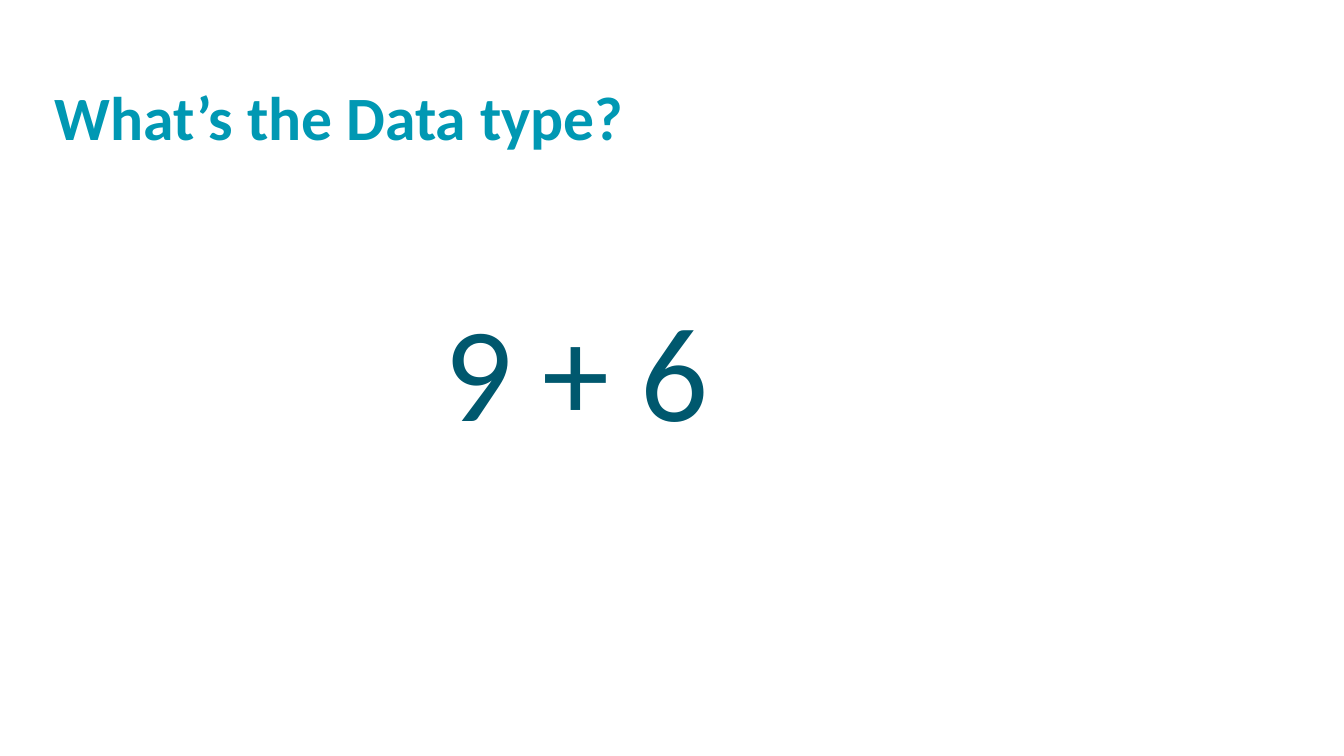
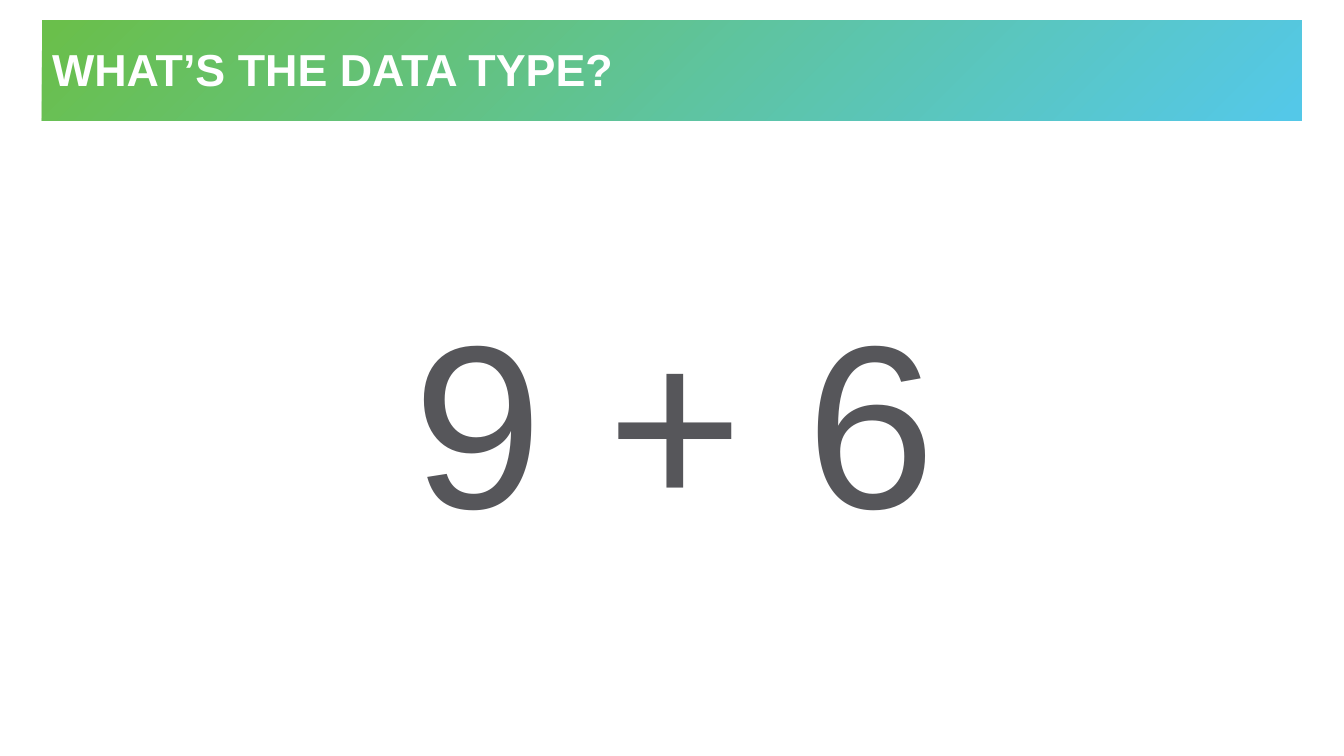
Before and after one commit to hytechclub/web-102, a slide deck: slide 8 of Week03/Review.pptx. Drawn at 1344x756 pixels with LibreOffice and Linux fonts; fonts in the diff are those of the drawing; background and template pictures are left out. Boxes give left, top, right and bottom in pixels: in the first picture for what was removed or moved away, otherwise in the second. Text is boxed around its words. In the diff, an @@ line names an element or a change of style, - is before the commit and + after.

```diff
--- a/Week03/Review.pptx
+++ b/Week03/Review.pptx
@@ title "WHAT’S THE DATA TYPE?": place and size @@
-title "WHAT’S THE DATA TYPE?" at (55, 95, 623, 150)
+title "WHAT’S THE DATA TYPE?" at (42, 20, 1303, 121)
@@ title "WHAT’S THE DATA TYPE?" at (42, 20, 1303, 121): vertical alignment top to middle; fill none to gradient #6ABF4B to #54C8E8 @@
@@ title at (52, 54, 612, 87): text changed; size 44 to 32 pt; font Calibri to Arial; text colour #0098B2 to #FFFFFF @@
-What’s the Data type?
+WHAT’S THE DATA TYPE?
@@ text "9 + 6": place and size @@
-text "9 + 6" at (445, 330, 708, 422)
+text "9 + 6" at (414, 345, 936, 511)
@@ text "9 + 6" at (414, 345, 936, 511): size 96 to 166 pt, font Calibri to Arial, text colour #00586E to #56565A; indent changed; line spacing 0.9 to 1; more space between paragraphs; vertical alignment top to middle @@
```
Also in this commit, not shown: 14 other slides changed, 1 slide added, 1 slide removed, 5 other files.
